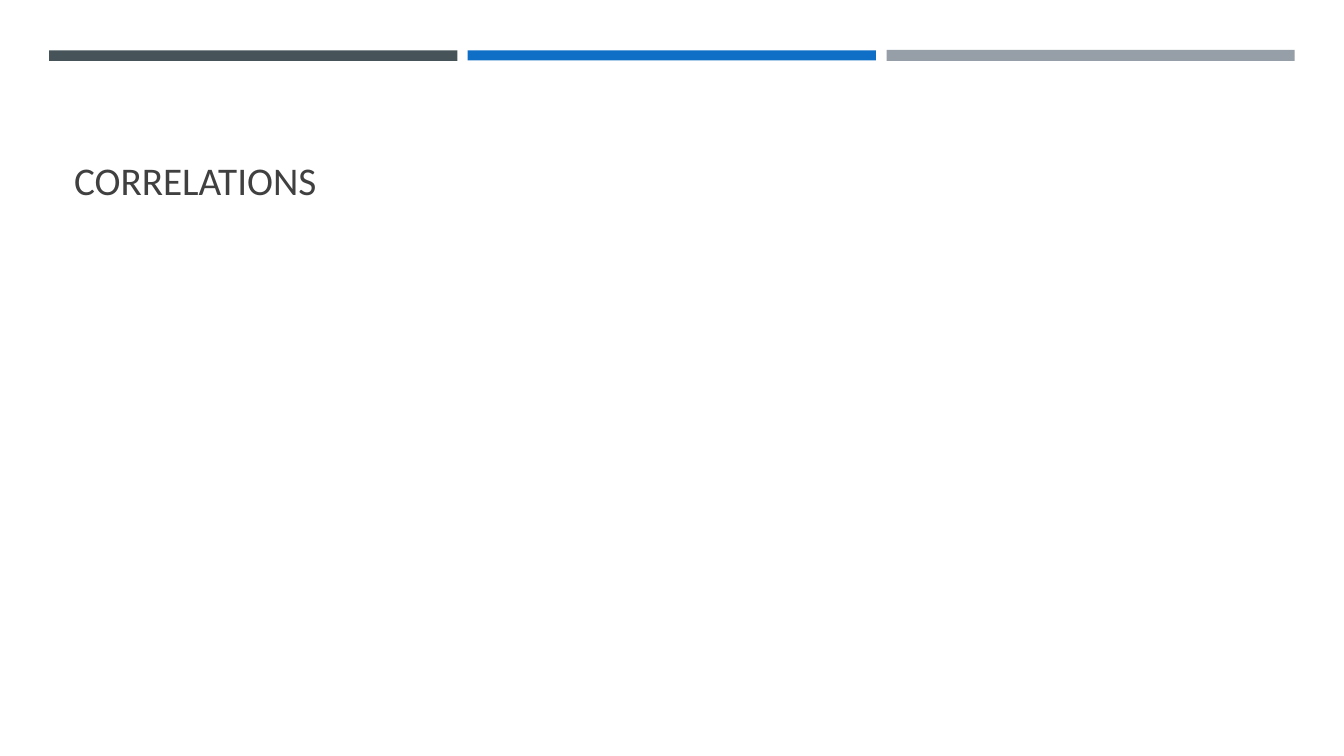
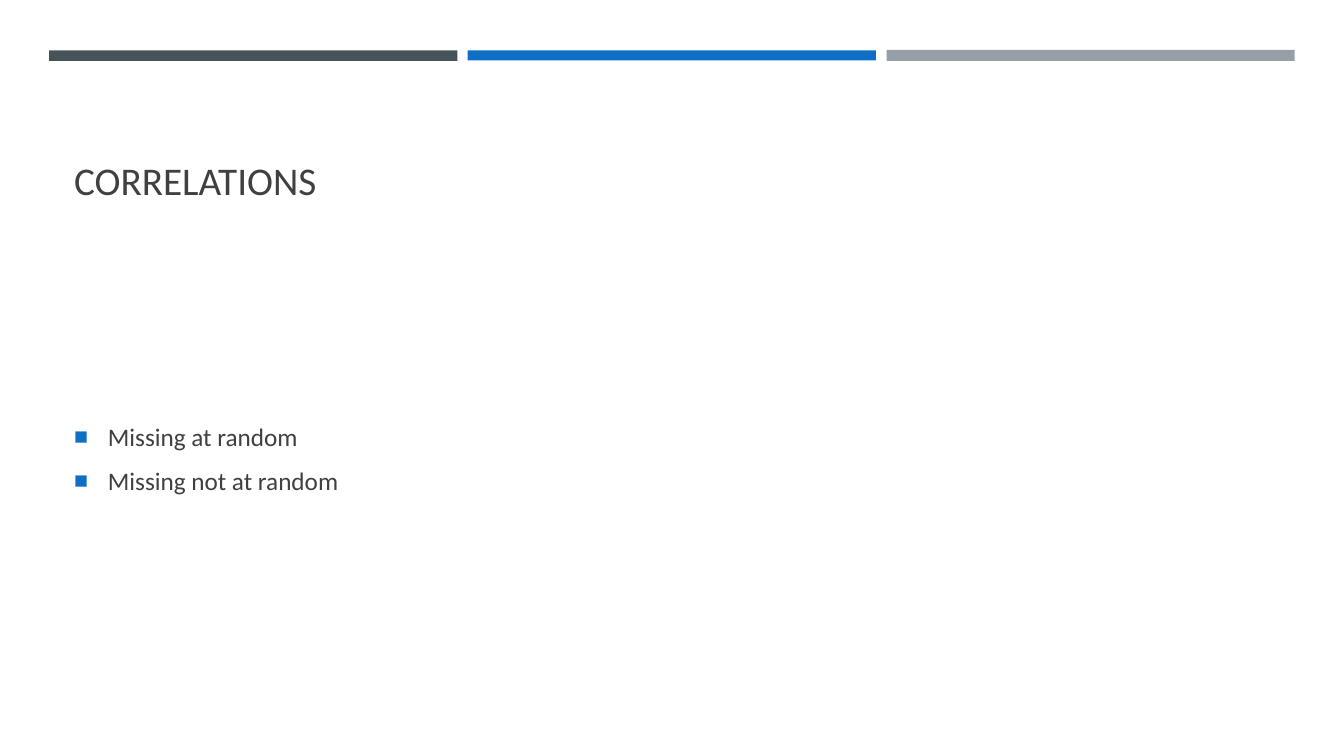
Before and after one commit to llhtoby/MIMIC-III-ML, a slide deck: slide 9 of meetings/week 14 Meeting.pptx. Drawn at 1344x756 pixels with LibreOffice and Linux fonts; fonts in the diff are those of the drawing. Boxes give left, top, right and bottom in pixels: in the first picture for what was removed or moved away, otherwise in the second. Text is boxed around its words. In the diff, an @@ line names an element or a change of style, - is before the commit and + after.

```diff
--- a/meetings/week 14 Meeting.pptx
+++ b/meetings/week 14 Meeting.pptx
@@ text added at box(108, 428, 338, 495), 18 pt, text #404040 @@
+■ Missing at random
+■ Missing not at random
```
Also in this commit, not shown: 2 slides added, 2 slides removed, 10 other files.
